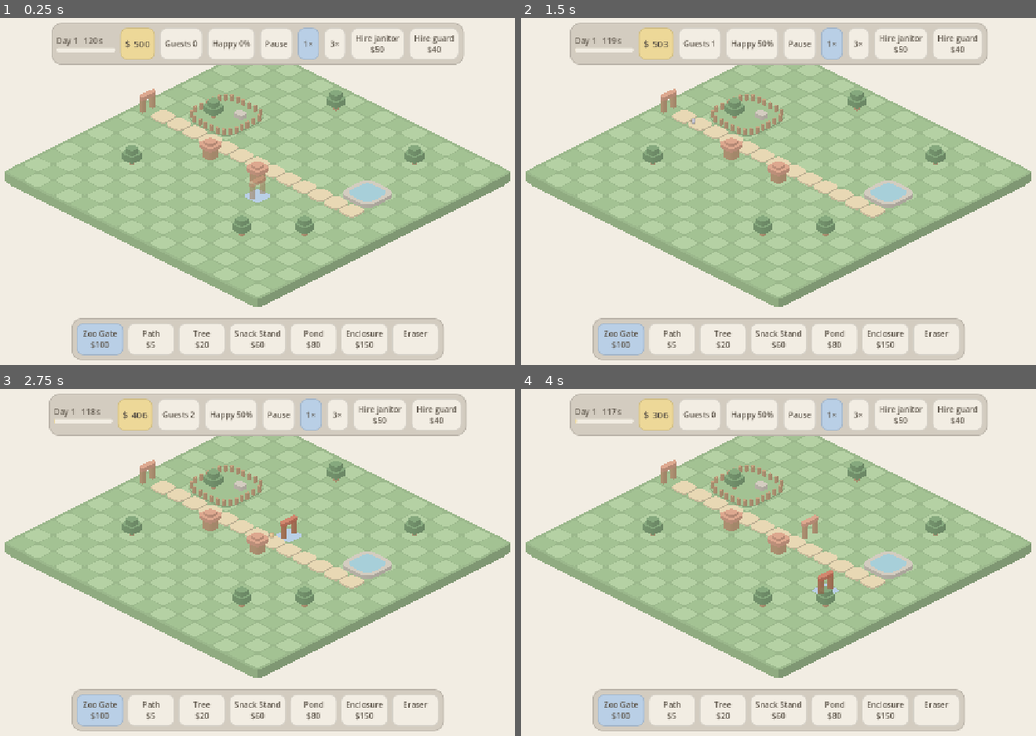
Above: before the commit, frames 1-4 (two rows, left to right).
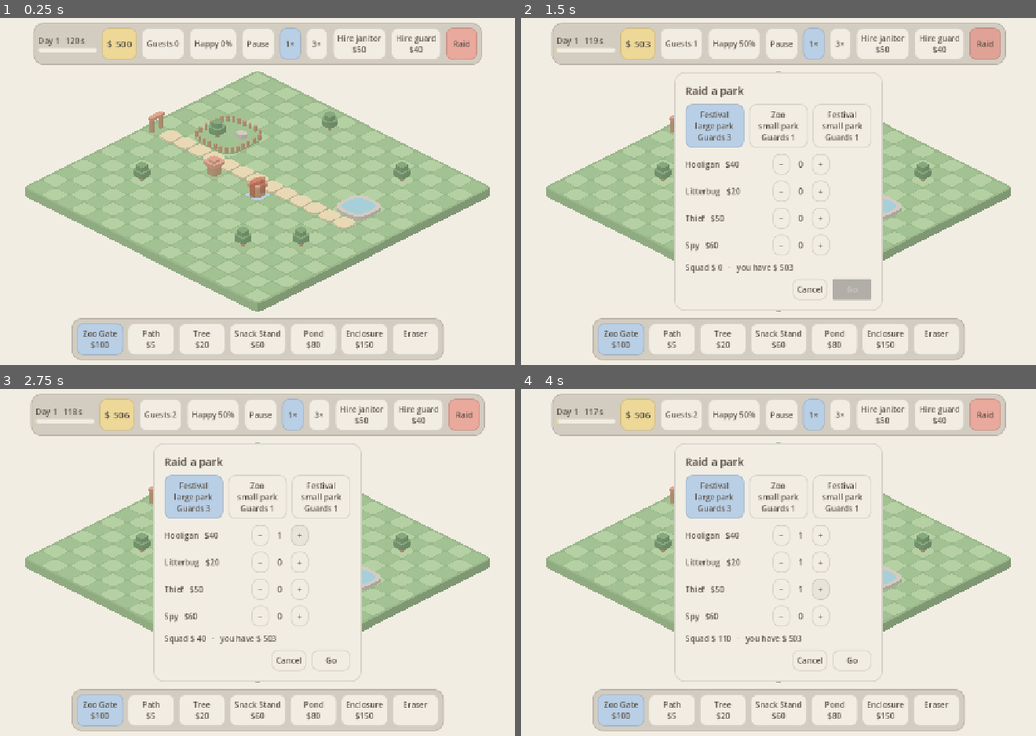
Above: after the commit, the same moments.

Repository: MKrabs/pocket-parks
Game: Godot game, scene res://main.tscn
Two runs of this game, one before a commit and one after it. Both use one fixed random seed, a clock stepped at 60 frames per second and the inputs below.
Inputs (mouse positions are in pixels of both pictures, inside the frame that each line leads up to):
- Up to frame 1 (0.25 s): no input
- Up to frame 2 (1.5 s): click (984, 42) at 0.5 s, where only the run after the commit has a clickable "Raid"; click (984, 42) at 1.25 s, where only the run after the commit has a clickable "Raid"
- Up to frame 3 (2.75 s): click (298, 534) at 2 s, where only the run after the commit has a clickable "+"
- Up to frame 4 (4 s): click (819, 562) at 2.75 s, where only the run after the commit has a clickable "+"; click (819, 590) at 3.5 s, where only the run after the commit has a clickable "+"

The runs differ from the first frame. In frame 1, 22% of the frame differs, in the area x 0-100%, y 1-85%; in frame 2, 36%; in frame 3, 36%; in frame 4, 36%.

Commit message:
R2: raid screen: target cards, squad picker, raid view with timer, finish card, back home with loot and blueprints
Co-Authored-By: Claude Opus 5.5 <noreply@anthropic.com>

Diff:
--- a/main.gd
+++ b/main.gd
@@ -12,6 +12,13 @@
 var zoo := ZooView.new()
 var hud := Hud.new()
 var sim: ParkSim
+var walkers := WalkerView.new()
+var raid_panel := RaidPanel.new()
+var raid_sim: ParkSim  # the target's day while a raid runs; your park's sim pauses
+var raid_zoo: ZooView
+var raid_walkers: WalkerView
+var _rng := RandomNumberGenerator.new()
+var debug_raid := ""  # tests/show_raid*.gd: "raid" starts inside a raid with a fixed squad, "picker" opens the picker
 var _acc := 0.0  # sim ticks owed
 
 ## T swaps the active theme; the build bar follows, placed buildings stay.
@@ -34,28 +41,72 @@
 	zoo.money_changed.connect(_on_map_changed)
 	add_child(zoo)
 	grid.cell_hovered.connect(zoo.on_hover)
-	grid.cell_clicked.connect(zoo.on_click)
+	grid.cell_clicked.connect(func(c: Vector2i, b: MouseButton) -> void:
+		if not raid_sim:
+			zoo.on_click(c, b))
 
-	var walkers := WalkerView.new()
 	walkers.sim = sim
 	add_child(walkers)
 
 	bar.picked.connect(zoo.select)
 	add_child(bar)
 	hud.sim = sim
+	hud.raid_pressed.connect(func() -> void: raid_panel.open(_rng, sim.money))
 	add_child(hud)
+	raid_panel.go.connect(_start_raid)
+	raid_panel.home.connect(_end_raid)
+	add_child(raid_panel)
 
 	var cam := IsoCamera.new()
-	# centre of the board top, nudged down by half the slab depth plus room for the build bar
-	cam.position = IsoGrid.project(Vector2(IsoGrid.SIZE) / 2.0 - Vector2(0.5, 0.5)) + Vector2(0, GridView.SLAB / 2 + 30)
+	# centre of the board top, nudged down by half the slab depth, sized to sit between the two bars
+	cam.position = IsoGrid.project(Vector2(IsoGrid.SIZE) / 2.0 - Vector2(0.5, 0.5)) + Vector2(0, GridView.SLAB / 2)
+	cam.zoom = Vector2.ONE * 0.92
 	add_child(cam)
 
+	if debug_raid == "picker":
+		_rng.seed = 7
+		hud.raid_pressed.emit()
+	elif debug_raid == "raid":
+		raid_panel.go.emit({"theme": "festival", "size": "small", "seed": 7, "guards": 0},
+			{"hooligan": 1, "litterbug": 3, "thief": 1, "spy": 1})
+
 func _process(delta: float) -> void:
-	_acc += delta * ParkSim.TPS * hud.speed
+	var active := raid_sim if raid_sim else sim
+	_acc += delta * ParkSim.TPS * (1 if raid_sim else hud.speed)
 	while _acc >= 1.0:
-		sim.step()
+		active.step()
 		_acc -= 1.0
+	if raid_sim:
+		raid_zoo.show_wrecked(raid_sim.closed)
 	zoo.map.money = sim.money  # the sim owns money while the day runs; building spends from the map
+
+## Go: pay for the squad and swap the world to the target park.
+func _start_raid(offer: Dictionary, counts: Dictionary) -> void:
+	sim.money -= Raid.cost(counts)
+	var map := Raid.target(offer)
+	raid_sim = Raid.start(map, offer, counts)
+	raid_zoo = ZooView.new()
+	raid_zoo.map = map
+	raid_walkers = WalkerView.new()
+	raid_walkers.sim = raid_sim
+	for n in [zoo, walkers, bar, hud]:
+		n.hide()
+	add_child(raid_zoo)
+	add_child(raid_walkers)
+	raid_panel.watch(raid_sim)
+
+## Back home: keep the loot, add stolen blueprints to the build bar.
+func _end_raid(result: Dictionary) -> void:
+	sim.money += result["stolen_money"]
+	for id: String in result["blueprints"]:
+		if not id in bar.stolen:
+			bar.stolen.append(id)
+	bar.fill()
+	raid_zoo.queue_free()
+	raid_walkers.queue_free()
+	raid_sim = null
+	for n in [zoo, walkers, bar, hud]:
+		n.show()
 
 ## ZooView rebuilt after a place/remove: the map paid for it, hand money and layout back to the sim.
 func _on_map_changed(money: int) -> void:
--- a/scripts/build_bar.gd
+++ b/scripts/build_bar.gd
@@ -7,6 +7,7 @@
 const RADIUS := 14
 
 var row := HBoxContainer.new()
+var stolen: Array[String] = []  # blueprints from raids, offered in every theme
 
 static func box(c: Color, radius: int = RADIUS) -> StyleBoxFlat:
 	var s := StyleBoxFlat.new()
@@ -34,7 +35,7 @@
 		row.remove_child(c)
 		c.queue_free()
 	var group := ButtonGroup.new()
-	for id: String in Buildings.ids():
+	for id: String in Buildings.ids() + stolen.filter(func(s: String) -> bool: return not s in Buildings.ids()):
 		var b: Dictionary = Buildings.get_def(id)
 		row.add_child(button("%s\n$%d" % [b["name"], b["cost"]], id, group))
 	row.add_child(button("Eraser\n ", "", group))
--- a/scripts/building_view.gd
+++ b/scripts/building_view.gd
@@ -3,6 +3,12 @@
 # Draws one catalog building. Node origin = centre of the building's origin cell.
 
 var id: String
+var origin := Vector2i.ZERO
+var wrecked := false:  # closed by a raider: drawn grey and tilted
+	set(w):
+		wrecked = w
+		rotation = 0.18 if w else 0.0
+		queue_redraw()
 
 func _init(building_id: String) -> void:
 	id = building_id
@@ -13,7 +19,8 @@
 	var mid := Vector2(fp.x - 1, fp.y - 1) * 0.5  # footprint centre in grid coords
 	for p in b["parts"]:
 		var foot := Squircle.iso_points(IsoGrid.project(mid + p["at"]), p["half"], 4.0, 48)
-		block(self, foot, p["h"], p["z"], p["color"])
+		var c: Color = Palette.STONE.lerp(p["color"], 0.2) if wrecked else p["color"]
+		block(self, foot, p["h"], p["z"], c)
 
 ## Extruded squircle: sides for edges facing the viewer, then the top face lifted by z + h.
 static func block(ci: CanvasItem, foot: PackedVector2Array, h: float, z: float, c: Color) -> void:
--- a/scripts/hud.gd
+++ b/scripts/hud.gd
@@ -1,6 +1,8 @@
 class_name Hud
 extends CanvasLayer
 # Top bar over the running day: clock, money, guests, happiness, speed, hiring. End-of-day card.
+
+signal raid_pressed
 
 var sim: ParkSim
 var speed := 1  # sim steps per tick of game time; 0 = paused
@@ -48,6 +50,11 @@
 		row.add_child(b)
 	for kind: String in ParkSim.STAFF:
 		row.add_child(_button("Hire %s\n$%d" % [kind, ParkSim.STAFF[kind]["hire"]], func() -> void: sim.hire(kind)))
+	var raid := _button("Raid", raid_pressed.emit)
+	raid.add_theme_stylebox_override("normal", BuildBar.box(Palette.CORAL))
+	raid.add_theme_stylebox_override("hover", BuildBar.box(Palette.shade(Palette.CORAL, 0.04)))
+	raid.custom_minimum_size = Vector2(64, 0)
+	row.add_child(raid)
 	add_child(bar)
 	bar.set_anchors_and_offsets_preset(Control.PRESET_CENTER_TOP, Control.PRESET_MODE_MINSIZE, 16)
 	bar.grow_horizontal = Control.GROW_DIRECTION_BOTH
--- /dev/null
+++ b/scripts/raid.gd
@@ -0,0 +1,44 @@
+class_name Raid
+# Pure raid setup (docs/design/game.md → Raids): target offers, squad cost, the target's sim.
+
+const COST := {"hooligan": 40, "litterbug": 20, "thief": 50, "spy": 60}
+const GUARDS := {"small": [0, 1], "large": [2, 3]}
+const WARMUP := 20 * ParkSim.TPS  # the target's day is 20 s in, so a 60 s raid ends before its 120 s close
+
+## Three target cards {theme, size, seed, guards}; at least one festival.
+static func offers(rng: RandomNumberGenerator) -> Array[Dictionary]:
+	var out: Array[Dictionary] = []
+	var themes: Array = Buildings.themes().keys()
+	var fest := rng.randi_range(0, 2)
+	for i in 3:
+		var size: String = ["small", "large"][rng.randi() % 2]
+		out.append({"theme": "festival" if i == fest else themes[rng.randi() % themes.size()], "size": size,
+			"seed": rng.randi(), "guards": rng.randi_range(GUARDS[size][0], GUARDS[size][1])})
+	return out
+
+## counts: raider kind -> how many. Total cost in money.
+static func cost(counts: Dictionary) -> int:
+	var total := 0
+	for k: String in counts:
+		total += COST[k] * counts[k]
+	return total
+
+static func squad(counts: Dictionary) -> Array[String]:
+	var out: Array[String] = []
+	for k: String in COST:
+		for i in counts.get(k, 0):
+			out.append(k)
+	return out
+
+static func target(offer: Dictionary) -> ParkMap:
+	return BotPark.generate(offer["theme"], offer["seed"], offer["size"])
+
+## The target park's sim with its guards hired, warmed up, and the squad sent in.
+static func start(map: ParkMap, offer: Dictionary, counts: Dictionary) -> ParkSim:
+	var sim := ParkSim.new(map, offer["seed"])
+	for i in offer["guards"]:
+		sim.hire("guard")
+	for i in WARMUP:
+		sim.step()
+	sim.start_raid(squad(counts))
+	return sim
--- /dev/null
+++ b/scripts/raid_panel.gd
@@ -0,0 +1,156 @@
+class_name RaidPanel
+extends CanvasLayer
+# Raid screens: the picker (target cards + squad), the timer while the raid runs, the finish card.
+
+signal go(offer: Dictionary, counts: Dictionary)
+signal home(result: Dictionary)
+
+const STARS := ["Wrecked a building", "Stole money or a blueprint", "Happiness below 50%"]
+
+var sim: ParkSim  # the target's sim while a raid runs
+var money := 0    # your money, for the squad budget
+var _end := 0
+var _offers: Array[Dictionary] = []
+var _pick := 0
+var _counts := {}
+var _picker := _panel()
+var _cards := HBoxContainer.new()
+var _count_labels := {}
+var _total := Hud._label(16)
+var _go: Button
+var _timer := PanelContainer.new()
+var _timer_text := Hud._label(20)
+var _card := _panel()
+var _card_text := Hud._label(18)
+var _result := {}
+
+func _ready() -> void:
+	var col := _column(_picker)
+	col.add_child(Hud._label(22))
+	col.get_child(0).text = "Raid a park"
+	_cards.add_theme_constant_override("separation", 10)
+	col.add_child(_cards)
+	for k: String in Raid.COST:
+		var row := HBoxContainer.new()
+		row.add_theme_constant_override("separation", 8)
+		var lbl := Hud._label(16)
+		lbl.text = "%s   $%d" % [k.capitalize(), Raid.COST[k]]
+		lbl.custom_minimum_size = Vector2(170, 0)
+		row.add_child(lbl)
+		row.add_child(_small(Hud._button("−", func() -> void: _add(k, -1))))
+		_count_labels[k] = Hud._label(18)
+		_count_labels[k].custom_minimum_size = Vector2(28, 0)
+		_count_labels[k].horizontal_alignment = HORIZONTAL_ALIGNMENT_CENTER
+		row.add_child(_count_labels[k])
+		row.add_child(_small(Hud._button("+", func() -> void: _add(k, 1))))
+		col.add_child(row)
+	col.add_child(_total)
+	var buttons := HBoxContainer.new()
+	buttons.add_theme_constant_override("separation", 10)
+	buttons.alignment = BoxContainer.ALIGNMENT_END
+	buttons.add_child(Hud._button("Cancel", _picker.hide))
+	_go = Hud._button("Go", func() -> void:
+		_picker.hide()
+		go.emit(_offers[_pick], _counts.duplicate()))
+	_go.custom_minimum_size = Vector2(80, 0)
+	buttons.add_child(_go)
+	col.add_child(buttons)
+	_picker.hide()
+
+	_timer.add_theme_stylebox_override("panel", BuildBar.box(Palette.CORAL, 20))
+	_timer.add_child(_timer_text)
+	add_child(_timer)
+	_timer.hide()
+
+	var card_col := _column(_card)
+	card_col.add_child(_card_text)
+	card_col.add_child(Hud._button("Back home", func() -> void:
+		_card.hide()
+		_timer.hide()
+		sim = null
+		home.emit(_result)))
+	_card.hide()
+
+## Show the picker with three fresh targets.
+func open(rng: RandomNumberGenerator, your_money: int) -> void:
+	money = your_money
+	_offers = Raid.offers(rng)
+	_counts = {}
+	for c in _cards.get_children():
+		_cards.remove_child(c)
+		c.queue_free()
+	var group := ButtonGroup.new()
+	for i in _offers.size():
+		var o := _offers[i]
+		var b := Hud._button("%s\n%s park\nGuards %d" % [o["theme"].capitalize(), o["size"], o["guards"]],
+			func() -> void: _pick = i)
+		b.toggle_mode = true
+		b.button_group = group
+		b.custom_minimum_size = Vector2(120, 0)
+		_cards.add_child(b)
+	_pick = 0
+	(_cards.get_child(0) as Button).button_pressed = true
+	_refresh()
+	_picker.show()
+
+## The raid view is up: run the timer until the sim says the raid is over.
+func watch(target: ParkSim) -> void:
+	sim = target
+	_end = sim.tick + ParkSim.RAID_TICKS
+	_timer.show()
+
+func _process(_delta: float) -> void:
+	if not sim:
+		return
+	var left := ceili(maxi(_end - sim.tick, 0) / float(ParkSim.TPS)) if sim.raiding else 0
+	_timer_text.text = "Raid %d:%02d" % [left / 60, left % 60]
+	_timer.reset_size()
+	_timer.set_anchors_and_offsets_preset(Control.PRESET_CENTER_TOP, Control.PRESET_MODE_MINSIZE, 16)
+	if not sim.raiding and not _card.visible:
+		_result = sim.raid_result()
+		var lines := PackedStringArray(["Raid over"])
+		for i in STARS.size():
+			lines.append(("★  " if _result["stars"][i] else "☆  ") + STARS[i])
+		lines.append("Loot   $ %d" % _result["stolen_money"])
+		var names := PackedStringArray()
+		for id: String in _result["blueprints"]:
+			names.append(Buildings.get_def(id)["name"])
+		lines.append("Blueprints   " + (", ".join(names) if not names.is_empty() else "none"))
+		_card_text.text = "\n".join(lines)
+		_card.show()
+		_center(_card)
+
+func _add(kind: String, d: int) -> void:
+	_counts[kind] = maxi(_counts.get(kind, 0) + d, 0)
+	_refresh()
+
+func _refresh() -> void:
+	for k: String in _count_labels:
+		_count_labels[k].text = str(_counts.get(k, 0))
+	var c := Raid.cost(_counts)
+	_total.text = "Squad $ %d   ·   you have $ %d" % [c, money]
+	_go.disabled = c > money or Raid.squad(_counts).is_empty()
+	_center(_picker)
+
+func _panel() -> PanelContainer:
+	var p := PanelContainer.new()
+	var box := BuildBar.box(Palette.CREAM, 20)
+	box.set_content_margin_all(22)
+	p.add_theme_stylebox_override("panel", box)
+	p.custom_minimum_size = Vector2(260, 0)
+	return p
+
+func _column(p: PanelContainer) -> VBoxContainer:
+	var col := VBoxContainer.new()
+	col.add_theme_constant_override("separation", 12)
+	p.add_child(col)
+	add_child(p)
+	return col
+
+func _center(p: Control) -> void:
+	p.reset_size()
+	p.set_anchors_and_offsets_preset(Control.PRESET_CENTER, Control.PRESET_MODE_MINSIZE)
+
+static func _small(b: Button) -> Button:
+	b.custom_minimum_size = Vector2(36, 0)
+	return b
--- a/scripts/walker_view.gd
+++ b/scripts/walker_view.gd
@@ -6,6 +6,7 @@
 const GUEST_COLORS := [Palette.SKY, Palette.BUTTER, Palette.CLAY, Palette.WATER, Palette.WOOD]
 const CAPS := {"janitor": Palette.SAND, "guard": Palette.SKY}
 const LIFT := 3.0  # path tile height in px
+const MARKS := {"hooligan": Palette.CORAL, "litterbug": Palette.SAND, "thief": Palette.INK, "spy": Palette.SKY}
 
 var sim: ParkSim
 var _layers: Array[Node2D] = []
@@ -33,6 +34,8 @@
 	for g in sim.guests:
 		if g["state"] != "visit":  # inside the building
 			_row(g["pos"]).append(["guest", g])
+	for r in sim.raiders:
+		_row(r["pos"]).append(["raider", r])
 	for l in _layers:
 		l.queue_redraw()
 
@@ -62,9 +65,12 @@
 				var base: Color = GUEST_COLORS[id % GUEST_COLORS.size()]
 				var col := base.lerp(Palette.CORAL, clampf((60.0 - g["mood"]) / 40.0, 0.0, 1.0))
 				_bean(ci, g["pos"] + jitter, id, Vector2(4.0, 4.8), col, Color(Palette.INK, 0.0), g["state"] != "queue")
+			"raider":
+				var r: Dictionary = e[1]
+				_bean(ci, r["pos"], 3, Vector2(5.5, 7.0), Palette.shade(Palette.STONE, 0.4), Color(Palette.INK, 0.0), r["state"] != "work", MARKS[r["kind"]])
 
-## Squircle bean standing on the path, soft shadow, optional cap. `half` in px.
-func _bean(ci: Node2D, p: Vector2, phase: int, half: Vector2, col: Color, cap: Color, walking: bool) -> void:
+## Squircle bean standing on the path, soft shadow, optional cap and chest mark. `half` in px.
+func _bean(ci: Node2D, p: Vector2, phase: int, half: Vector2, col: Color, cap: Color, walking: bool, mark := Color(Palette.INK, 0.0)) -> void:
 	var foot := IsoGrid.project(p) - Vector2(0, LIFT)
 	var bob := absf(sin(_time * 9.0 + phase)) * 1.5 if walking else 0.0
 	ci.draw_colored_polygon(Squircle.points(foot, Vector2(half.x, half.x * 0.5), 4.0, 16), Color(Palette.INK, 0.15))
@@ -75,3 +81,5 @@
 	if cap.a > 0.0:
 		var top := Squircle.points(foot - Vector2(0, half.y * 2.0 + bob - 0.5), Vector2(half.x * 0.9, half.y * 0.35), 4.0, 16)
 		ci.draw_colored_polygon(top, cap)
+	if mark.a > 0.0:
+		ci.draw_colored_polygon(Squircle.points(foot - Vector2(0, half.y + bob), Vector2(3.0, 3.0), 4.0, 12), mark)
--- a/scripts/zoo_view.gd
+++ b/scripts/zoo_view.gd
@@ -23,12 +23,19 @@
 		return da < db if da != db else a.x < b.x)
 	for o: Vector2i in origins:
 		var v := BuildingView.new(map.buildings[o])
+		v.origin = o
 		v.position = IsoGrid.to_screen(o)
 		v.z_index = 2 * ParkMap.depth(map.buildings[o], o)  # WalkerView rows sit at the odd values
 		add_child(v)
 	ghost = null
 	update_ghost()
 	money_changed.emit(map.money)
+
+## Raid view: grey out the buildings the sim has closed.
+func show_wrecked(closed: Dictionary) -> void:
+	for v: BuildingView in get_children():
+		if v != ghost and v.wrecked != closed.has(v.origin):
+			v.wrecked = not v.wrecked
 
 func update_ghost() -> void:
 	if ghost and (ghost.id != selected or hovered == GridView.NONE):
--- /dev/null
+++ b/tests/show_raid.gd
@@ -0,0 +1,7 @@
+extends SceneTree
+# ./gd shot shots/R2.png 30 res://tests/show_raid.gd: the main scene, straight inside a raid on a festival park.
+
+func _init() -> void:
+	var main: Node = load("res://main.tscn").instantiate()
+	main.debug_raid = "raid"
+	root.add_child.call_deferred(main)
--- /dev/null
+++ b/tests/show_raid_picker.gd
@@ -0,0 +1,7 @@
+extends SceneTree
+# ./gd shot shots/picker.png 1 res://tests/show_raid_picker.gd: the main scene with the raid picker open.
+
+func _init() -> void:
+	var main: Node = load("res://main.tscn").instantiate()
+	main.debug_raid = "picker"
+	root.add_child.call_deferred(main)
--- /dev/null
+++ b/tests/test_raid_setup.gd
@@ -0,0 +1,38 @@
+extends SceneTree
+var failed := false
+func ok(cond: bool, msg: String) -> void:
+	if not cond:
+		failed = true
+		printerr("FAIL: ", msg)
+func done() -> void:
+	quit(1 if failed else 0)
+
+func _init() -> void:
+	var rng := RandomNumberGenerator.new()
+	for s in 20:
+		rng.seed = s
+		var offers := Raid.offers(rng)
+		ok(offers.size() == 3, "three targets")
+		ok(offers.any(func(o: Dictionary) -> bool: return o["theme"] == "festival"), "at least one festival")
+		for o in offers:
+			var g: Array = Raid.GUARDS[o["size"]]
+			ok(o["guards"] >= g[0] and o["guards"] <= g[1], "guard count fits the size")
+
+	var counts := {"hooligan": 2, "spy": 1}
+	ok(Raid.cost(counts) == 140, "squad cost")
+	ok(Raid.squad(counts) == (["hooligan", "hooligan", "spy"] as Array[String]), "squad list")
+
+	var o := {"theme": "festival", "seed": 5, "size": "large", "guards": 2}
+	var sim := Raid.start(Raid.target(o), o, counts)
+	ok(sim.raiding and sim.tick == Raid.WARMUP, "target day warmed up, raid running")
+	ok(sim.staff.filter(func(s: Dictionary) -> bool: return s["kind"] == "guard").size() == 2, "guards hired")
+	ok(sim.tick + ParkSim.RAID_TICKS <= ParkSim.DAY_TICKS, "raid fits in the target's day")
+	while sim.raiding:
+		sim.step()
+	ok(sim.tick < ParkSim.DAY_TICKS, "raid ended before the day did")
+
+	# A stolen blueprint can be placed in a park of another theme.
+	var m := ParkMap.new()
+	m.money = 1 << 20
+	ok(m.place(Buildings.themes()["festival"].keys()[2], Vector2i(3, 3)), "festival building placeable in the zoo")
+	done()
Not shown, added: scripts/raid.gd.uid
Not shown, added: scripts/raid_panel.gd.uid
Not shown, added: tests/show_raid.gd.uid
Not shown, added: tests/show_raid_picker.gd.uid
Not shown, added: tests/test_raid_setup.gd.uid
